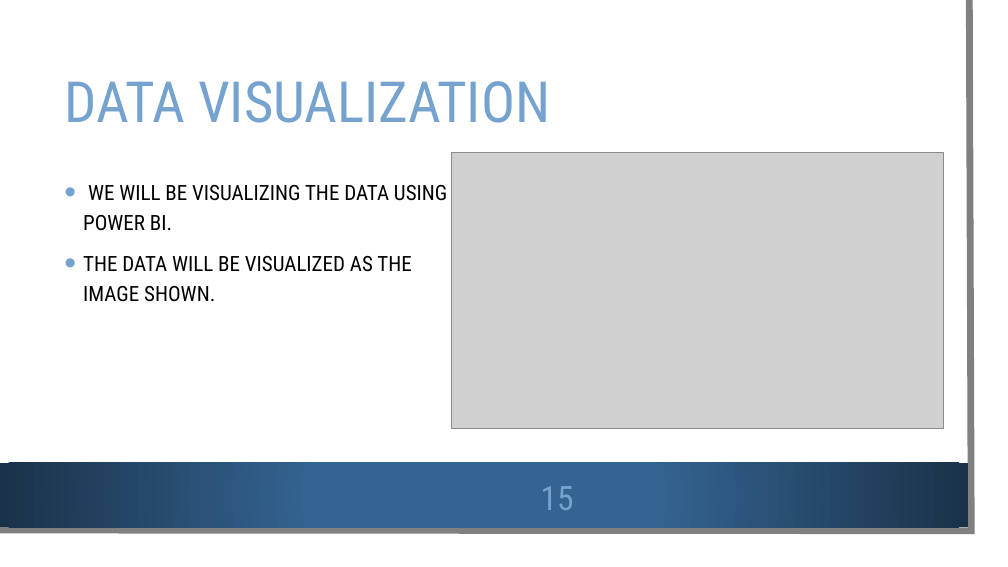
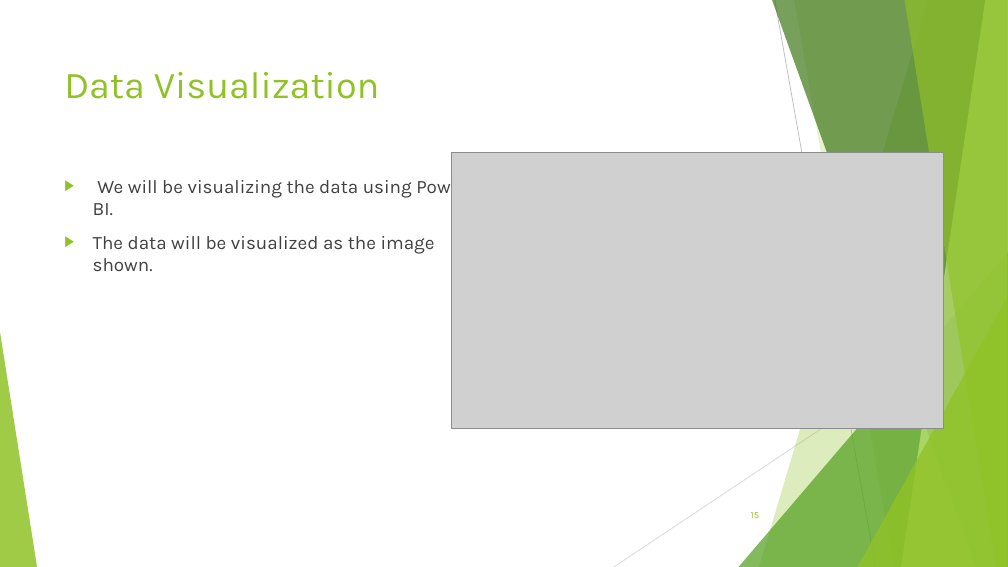
Before and after one commit to Deepthi1003/DataEncoders, a slide deck: slide 15 of Data Encoders.pptx. Drawn at 1008x567 pixels with LibreOffice and Linux fonts; fonts in the diff are those of the drawing; grey boxes stand for pictures; background and template pictures are left out. Boxes give left, top, right and bottom in pixels: in the first picture for what was removed or moved away, otherwise in the second. Text is boxed around its words. In the diff, an @@ line names an element or a change of style, - is before the commit and + after.

Commit message:
Added commentary_analysis.ipynb and Data Encoders.pptx

```diff
--- a/Data Encoders.pptx
+++ b/Data Encoders.pptx
@@ rectangle removed at [0,0,991,550] @@
@@ freeform shape removed at [0,0,972,531] @@
@@ title "Data Visualization" at [64,72,379,99]: vertical alignment middle to top @@
@@ title at [64,72,379,99]: text changed; size 54 to 36 pt; font Roboto Condensed to Karla; text colour #75A2CE to #90C226 @@
-DATA VISUALIZATION
+Data Visualization
@@ text at [93,176,467,271]: text changed; size 20 to 18 pt; font Roboto Condensed to Karla; text colour #000000 to #404040 @@
-• WE WILL BE VISUALIZING THE DATA USING POWER BI.
-• THE DATA WILL BE VISUALIZED AS THE IMAGE SHOWN.
+▶ We will be visualizing the data using Power BI.
+▶ The data will be visualized as the image shown.
@@ group added at [0,0,1008,567]: 5 freeform shapes, 3 triangles, 2 lines @@
@@ rectangle removed at [0,463,968,527] @@
@@ page number: place and size @@
-page number at [541,486,574,510]
+page number at [751,512,759,518]
@@ page number at [751,512,759,518]: size 32 to 9 pt, font Roboto Condensed to Karla, text colour #75A2CE to #90C226; alignment centre to right @@
```
Also in this commit, not shown: 15 other slides changed, 1 other file.
